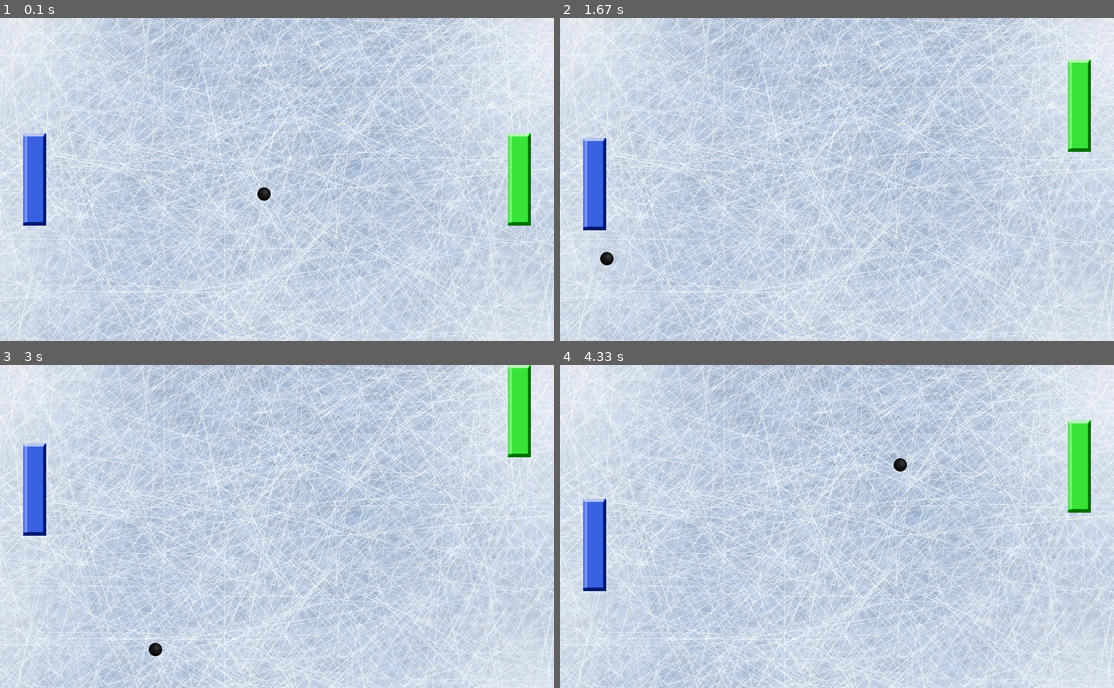
Above: before the commit, frames 1-4 (two rows, left to right).
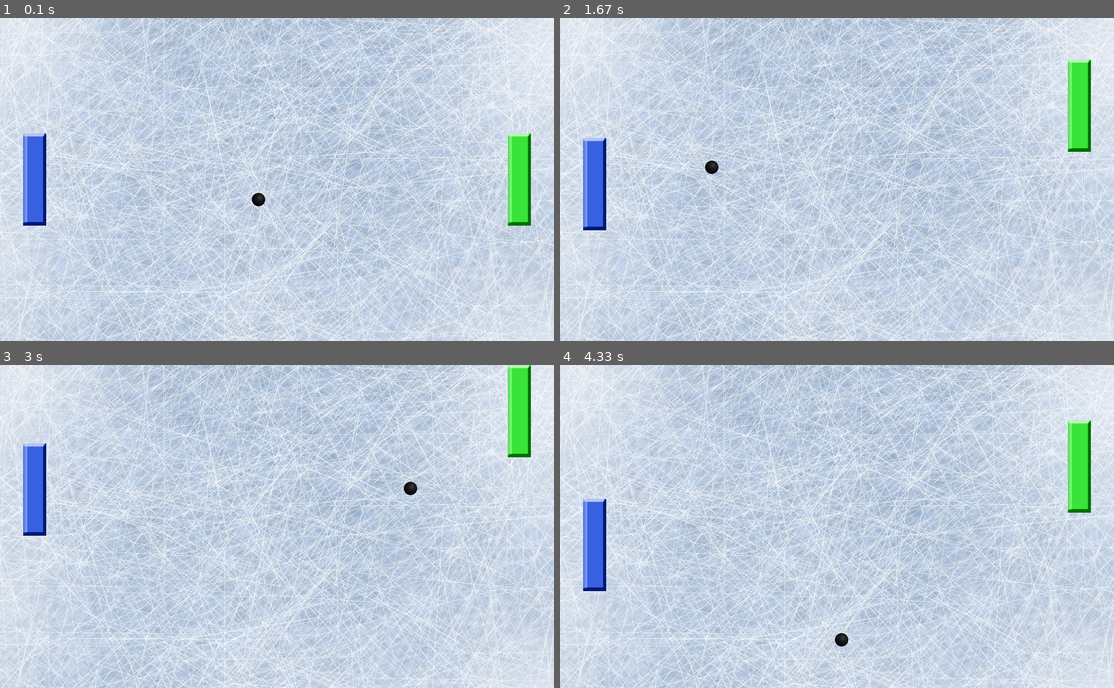
Above: after the commit, the same moments.

Repository: MxRyDev/Pong_multiplayer_online
Game: pygame game, started from Pong_Local/MAIN.py
Same seed, same stepped clock (60 frames per second), same inputs: the game is played once before the commit and once after it.
Inputs:
- Up to frame 1 (0.1 s): no input
- Up to frame 2 (1.67 s): hold Up 0.33-0.8 s; hold Down 0.83-1.13 s; hold S 0.83-1.13 s; hold Up 1.17-1.53 s; hold W 1.17-1.53 s; hold Down from 1.57 s (still down); hold S from 1.57 s (still down)
- Up to frame 3 (3 s): release Down at 1.93 s; release S at 1.93 s; hold Up 1.97-2.27 s; hold W 1.97-2.27 s; hold Down 2.3-2.6 s; hold S 2.3-2.6 s; hold Up from 2.63 s (still down); hold W from 2.63 s (still down)
- Up to frame 4 (4.33 s): release Up at 3 s; release W at 3 s; hold Down 3.03-3.4 s; hold S 3.03-3.4 s; hold Up 3.43-3.73 s; hold W 3.43-3.73 s; hold Down 3.77-4.07 s; hold S 3.77-4.07 s; hold Up from 4.1 s (still down); hold W from 4.1 s (still down)

The runs differ from the first frame. In frame 1, 0.1% of the frame differs, in the area x 45-49%, y 52-59%; in frame 2, 0.2%, in the area x 7-29%, y 44-77%; in frame 3, 0.2%; in frame 4, 0.2%.

Commit message:
FINALLY HAPPY WITH THE PHYSICS!!!
Collision detection working well
"spin" incorporated if player is moving while they hit the puck

Want to make the screen/playing field bigger.

Diff:
--- a/Pong_Local/constants.py
+++ b/Pong_Local/constants.py
@@ -42,7 +42,7 @@
 
 PUCK_HEIGHT = 30
 PUCK_WIDTH = 30
-PUCK_SPEED = 5
+PUCK_SPEED = 7
 SPIN_SPEED = 3
 DRAG_SPEED = 6
 
--- a/Pong_Local/player_class.py
+++ b/Pong_Local/player_class.py
@@ -57,3 +57,16 @@
             self.rect.bottom = SCREEN_HEIGHT
         if self.rect.top < 0:
             self.rect.top = 0
+
+        # handle running into puck with paddle:
+        player_hit_puck = pygame.sprite.spritecollide(self, puck_list, False)
+        for puck in player_hit_puck:
+            if self.change_y > 0: # if player was going down:
+                puck.change_y = (PLAYER_SPEED + 1)
+                # keep from pinning:
+                if self.rect.bottom >= SCREEN_HEIGHT - PUCK_HEIGHT:
+                    self.rect.bottom = SCREEN_HEIGHT - PUCK_HEIGHT
+            elif self.change_y < 0: # if player was going up:
+                puck.change_y = -(PLAYER_SPEED + 1)
+                if self.rect.top <= PUCK_HEIGHT:
+                    self.rect.top = PUCK_HEIGHT
--- a/Pong_Local/puck_class.py
+++ b/Pong_Local/puck_class.py
@@ -66,17 +66,39 @@
         if self.rect.x <-600 or self.rect.x>(SCREEN_WIDTH+600):
             self.reset()
 
-        # move
-        self.rect.y += self.change_y
+        # HIT DETECTION:
+        self.rect.y += self.change_y # move up/down
 
+        # check for collisions:
         puck_hit_player = pygame.sprite.spritecollide(self, player_list, False)
         if puck_hit_player:
             self.change_y *= -1
             self.rect.y += self.change_y
 
-        self.rect.x += self.change_x
+        self.rect.x += self.change_x # move left/right
 
+        #check for collisions:
         puck_hit_player = pygame.sprite.spritecollide(self, player_list, False)
         if puck_hit_player:
             self.change_x *= -1
             self.rect.x += self.change_x
+        for player in puck_hit_player:
+
+            if player.change_y > 0: #if player was moving down:
+
+                if self.change_y > 0: # if ball was moving down too
+                    self.change_y *= 1.25
+                    self.change_x*= .9
+                else:
+                    self.change_y *= .9 # if the ball was going the other way, apply drag
+                    self.change_x *= 1.25
+
+            elif player.change_y < 0:
+
+                if self.change_y < 0:
+                    self.change_y *= 1.25
+                    self.change_x *= .9
+
+                else:
+                    self.change_y *= .9
+                    self.change_x *= 1.25
